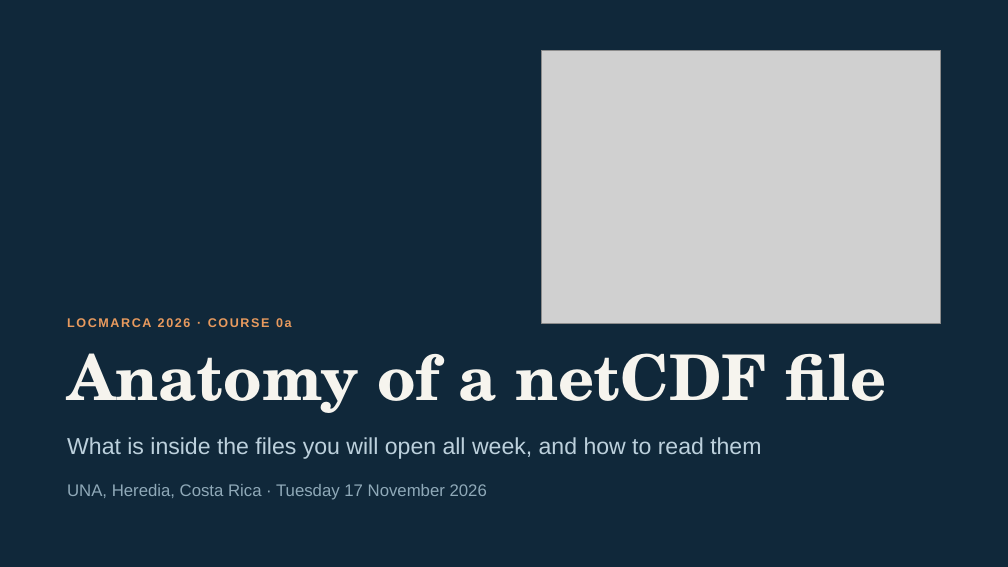
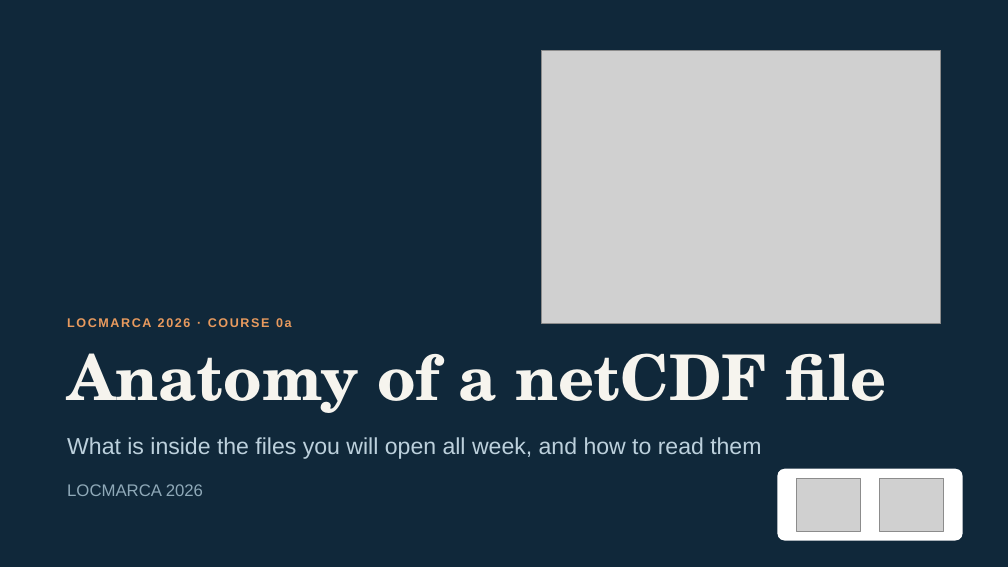
Before and after one commit to gcambon/script-locmarca, a slide deck: slide 1 of Courses/00a_course_anatomy_netcdf_file.pptx. Drawn at 1008x567 pixels with LibreOffice and Linux fonts; fonts in the diff are those of the drawing; grey boxes stand for pictures. Boxes give left, top, right and bottom in pixels: in the first picture for what was removed or moved away, otherwise in the second. Text is boxed around its words. In the diff, an @@ line names an element or a change of style, - is before the commit and + after.

Commit message:
Add logo IRD + UNA and remove Heredia references

```diff
--- a/Courses/00a_course_anatomy_netcdf_file.pptx
+++ b/Courses/00a_course_anatomy_netcdf_file.pptx
@@ rounded rectangle added at (x1=777, y1=469, x2=963, y2=541), fill #FFFFFF @@
@@ picture added at (x1=796, y1=479, x2=861, y2=532) @@
@@ picture added at (x1=879, y1=479, x2=944, y2=532) @@
@@ text at (x1=67, y1=484, x2=203, y2=496): text changed @@
-UNA, Heredia, Costa Rica · Tuesday 17 November 2026
+LOCMARCA 2026
```
Also in this commit, not shown: 11 other files.
